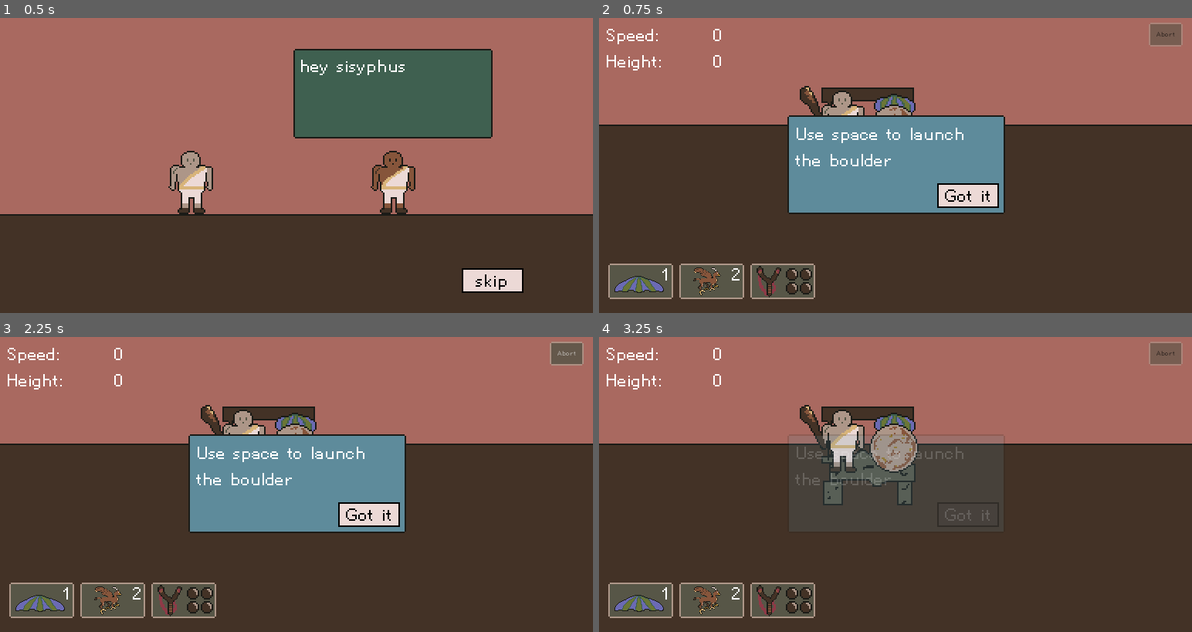
Above: before the commit, frames 1-4 (two rows, left to right).
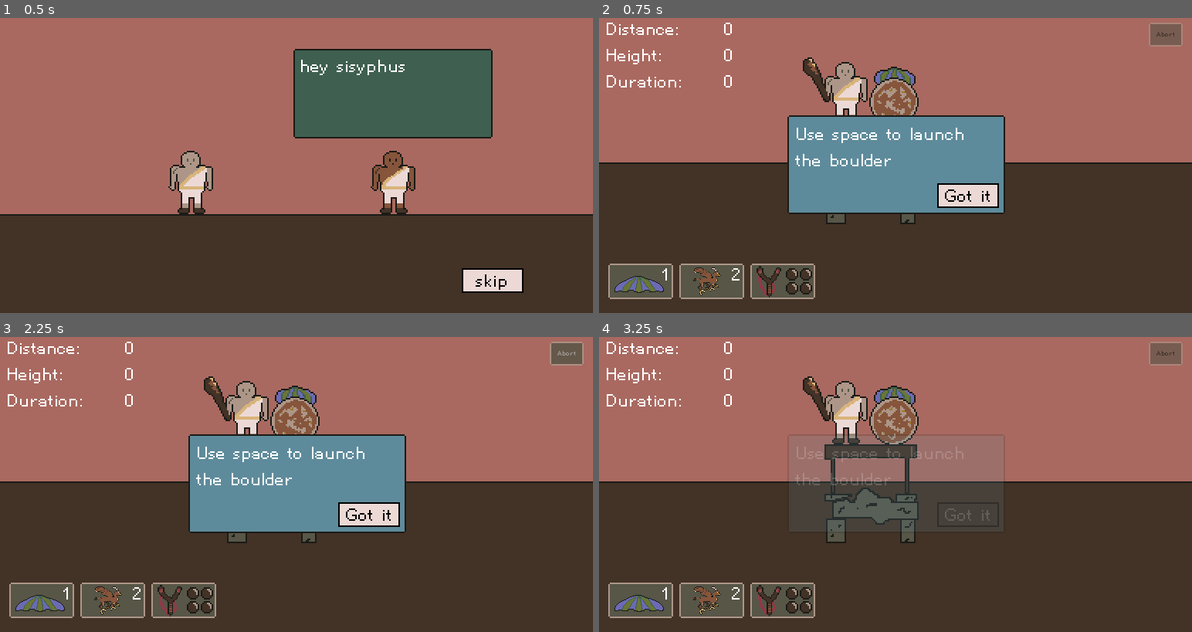
Above: after the commit, the same moments.

Repository: nolenroyalty/sisyphus-needs-a-nap
Game: Godot game, scene res://Intro/Intro.tscn
Same seed, same stepped clock (60 frames per second), same inputs: the game is played once before the commit and once after it.
Inputs (mouse positions are in pixels of both pictures, inside the frame that each line leads up to):
- Up to frame 1 (0.5 s): no input
- Up to frame 2 (0.75 s): click "skip" at 0.5 s
- Up to frame 3 (2.25 s): click (41, 599) at 1.27 s; click "Abort" at 2 s
- Up to frame 4 (3.25 s): click "Got it" at 2.75 s

Frame 1 is identical in both runs. In frame 2, 12% of the frame differs, in the area x 0-100%, y 1-70%; in frame 3, 12%; in frame 4, 19%.

Commit message:
ncier hud

Diff:
--- a/Flight/Flight.gd
+++ b/Flight/Flight.gd
@@ -299,10 +299,12 @@
 func deploy_griffin():
 	griffin_deployed = true
 	launch_state = LAUNCH_STATE.GRIFFIN_DEPLOYED
+	bottom_bar.deploy_griffin()
 	boulder.show_griffin()
 	yield(get_tree().create_timer(GRIFFIN_DEPLOY_TIME), "timeout")
 	boulder.hide_griffin()
 	launch_state = LAUNCH_STATE.LAUNCHED
+
 
 func try_to_deploy_parachute_from_bottom_bar():
 	if can_deploy_parachute():
@@ -368,6 +370,12 @@
 	velocity = calculate_starting_velocity()
 	play_sound(SOUNDS.LAUNCH)
 
+func maybe_tick_hud():
+	bottom_bar.maybe_update_stats(
+		flightscore.current_distance(boulder),
+		boulder.determine_height_above_ground(),
+		flightscore.duration())
+
 func process_launched(delta):
 	if Input.is_action_just_pressed("superbounce"): handle_superbounce_pressed()
 	if Input.is_action_just_pressed("deploy_parachute") and can_deploy_parachute():
@@ -379,7 +387,7 @@
 	flightscore.tick(boulder)
 	maybe_display_landmark()
 	rotate_boulder()
-	bottom_bar.maybe_update_speed_and_height(velocity.x, boulder.determine_height_above_ground())
+	maybe_tick_hud()
 
 	var collision = boulder.move_and_collide(velocity * delta)
 	if collision:
@@ -396,7 +404,7 @@
 func process_griffin(delta):
 	velocity += GRIFFIN_BOOST * delta
 	boulder.move_and_collide(velocity * delta)
-	bottom_bar.maybe_update_speed_and_height(velocity.length(), boulder.determine_height_above_ground())
+	maybe_tick_hud()
 	maybe_display_landmark()
 
 func _physics_process(delta):
--- a/Flight/Flight.tscn
+++ b/Flight/Flight.tscn
@@ -30,7 +30,7 @@
 [node name="TextDisplay" parent="." instance=ExtResource( 17 )]
 
 [node name="Boulder" parent="." instance=ExtResource( 2 )]
-position = Vector2( -1229, 448 )
+position = Vector2( -1231, 449 )
 
 [node name="Camera2D" type="Camera2D" parent="Boulder"]
 position = Vector2( 1, 2 )
@@ -196,6 +196,27 @@
 [node name="EndingSlope" parent="Terrain" instance=ExtResource( 16 )]
 position = Vector2( 13810, -2686 )
 
+[node name="EndingSlope2" parent="Terrain" instance=ExtResource( 16 )]
+position = Vector2( 14062, -3713 )
+
+[node name="EndingSlope3" parent="Terrain" instance=ExtResource( 16 )]
+position = Vector2( 14317, -4741 )
+
+[node name="EndingSlope4" parent="Terrain" instance=ExtResource( 16 )]
+position = Vector2( 14570, -5768 )
+
+[node name="EndingSlope5" parent="Terrain" instance=ExtResource( 16 )]
+position = Vector2( 14822, -6795 )
+
+[node name="EndingSlope6" parent="Terrain" instance=ExtResource( 16 )]
+position = Vector2( 15075, -7823 )
+
+[node name="EndingSlope7" parent="Terrain" instance=ExtResource( 16 )]
+position = Vector2( 15327, -8850 )
+
+[node name="EndingSlope8" parent="Terrain" instance=ExtResource( 16 )]
+position = Vector2( 15579, -9877 )
+
 [node name="Filler" type="Node2D" parent="."]
 
 [node name="ColorRect" type="ColorRect" parent="Filler"]
--- a/Flight/FlightScore.gd
+++ b/Flight/FlightScore.gd
@@ -28,8 +28,14 @@
 	if duration_in_frames == LITTLE_REST_ACHIEVEMENT_DURATION:
 		State.achieve_if_we_havent_yet(State.ACHIEVEMENTS.A_LITTLE_REST)
 
+	if duration_in_frames == 60 * State.WINNING_DURATION_IN_SECONDS:
+		State.achieve_if_we_havent_yet(State.ACHIEVEMENTS.NAP_ACHIEVED)
+
 func max_distance():
 	return (distance - starting_x)
+
+func current_distance(boulder):
+	return boulder.position.x - starting_x
 
 func max_height():
 	return height
--- a/Shop/Config.gd
+++ b/Shop/Config.gd
@@ -28,6 +28,7 @@
 		0: return 100
 		1: return 450
 		2: return 1050
+		3: return 0
 		_:
 			print("unexpected current strength")
 			return 0
@@ -37,6 +38,7 @@
 		0: return 40
 		1: return 250
 		2: return 500
+		3: return 0
 		_:
 			print("unexpected current oil level")
 			return 0
@@ -45,13 +47,12 @@
 	match State.oil_level:
 		0: return "Don't lose any speed on your first bounce"
 		1: return "Don't lose any speed on your first 2 bounces"
-		2: return "Don't lose any speed on your first 3 bounces"
-		3: return "No more upgrades available"
+		2, 3: return "Don't lose any speed on your first 3 bounces"
 		_:
 			print("unexpected current oil level")
 			return "Oiliness: 0"
 
-static func description(kind) -> String:
+static func _description(kind) -> String:
 	match kind:
 		ITEM.BLOCK:
 			return "Launching the boulder from a higher height means it goes farther, right?"
@@ -67,6 +68,13 @@
 			return "Deploy with '2'. Hire a griffin to carry your boulder up the hill for a bit."
 		_:
 			return "unknown"
+
+static func description(kind):
+	var base = _description(kind)
+	if not_at_max_level(kind):
+		return base
+	else:
+		return "You've maxed out this upgrade!\n\n%s" % base
 
 static func max_level (kind) -> int:
 	match kind:
@@ -127,13 +135,22 @@
 static func name(kind) -> String:
 	match kind:
 		ITEM.BLOCK:
-			return "Height: %d" % next_level(kind)
+			if not_at_max_level(kind):
+				return "Height: %d" % next_level(kind)
+			else:
+				return "Height"
 		ITEM.PARACHUTE:
 			return "Parachute"
 		ITEM.OIL:
-			return "Oiliness: %d" % next_level(kind)
+			if not_at_max_level(kind):
+				return "Oiliness: %d" % next_level(kind)
+			else:
+				return "Oiliness"
 		ITEM.STRENGTH:
-			return "Strength: %d" % next_level(kind)
+			if not_at_max_level(kind):
+				return "Strength: %d" % next_level(kind)
+			else:
+				return "Strength"
 		ITEM.SLINGSHOT:
 			return "Slingshot"
 		ITEM.GRIFFIN:
--- a/State/State.gd
+++ b/State/State.gd
@@ -18,15 +18,17 @@
 
 enum ACHIEVEMENT_STATE { NOT_YET_ACHIEVED, JUST_ACHIEVED, ALREADY_ACHIEVED }
 
-var rest = 0
+const WINNING_DURATION_IN_SECONDS = 60
+
+var rest = 3000
 var block_height : int = 0
 var oil_level = 0
 var has_parachute = false
 var has_slingshot = false
-var has_griffin = true
+var has_griffin = false
 var strength_level = 0
 var launch_day = 1
-var testing_level = 1
+var testing_level = 3
 
 var fact_state = {}
 var achievement_state = {}
@@ -47,6 +49,7 @@
 	if testing_level:
 		has_slingshot = true
 		has_parachute = true
+		has_griffin = true
 		strength_level = testing_level
 		block_height = testing_level
 		oil_level = testing_level
@@ -115,7 +118,7 @@
 		ACHIEVEMENTS.PASSED_BIG_SLOPE:
 			return "Make it past the big slope"
 		ACHIEVEMENTS.NAP_ACHIEVED:
-			return "Achieve nap nirvana"
+			return "Achieve a launch duration of at least %s seconds" % WINNING_DURATION_IN_SECONDS
 		_:
 			print("ERROR: unknown achievement: " + str(achievement))
 
--- a/Terrain/EndingSlope.tscn
+++ b/Terrain/EndingSlope.tscn
@@ -2,7 +2,7 @@
 
 [ext_resource path="res://Terrain/Sprites/endingslope.png" type="Texture" id=1]
 
-[node name="EndingSlope" type="RigidBody2D"]
+[node name="EndingSlope" type="StaticBody2D"]
 collision_layer = 2
 
 [node name="Sprite" type="Sprite" parent="."]
--- a/UI/FlightBottomBar.gd
+++ b/UI/FlightBottomBar.gd
@@ -1,4 +1,6 @@
 extends CanvasLayer
+
+# This is really a general purpose hud, but here we are
 
 class_name FlightBottomBar
 
@@ -33,6 +35,9 @@
 func deploy_parachute():
 	parachute_gadget.disabled()
 
+func deploy_griffin():
+	griffin_gadget.disabled()
+
 func propagate_parachute_deploy():
 	emit_signal("parachute_deployed_via_click")
 
@@ -45,11 +50,12 @@
 func set_slingshot_ammo(ammo):
 	slingshot_gadget.set_ammo(ammo)
 
-func maybe_update_speed_and_height(speed, height):
+func maybe_update_stats(distance, height, duration):
 	frame_count += 1
 	if frame_count % 5 == 0:
 		# Subtract the boulder's height for display purposes.
-		$SpeedHeight/Values.text = "%s\n%s" % [int(speed), int(height) - 15]
+		# Like with scoring, we divide the boulder's distance by 10 for display purposes
+		$Stats/Values.text = "%s\n%s\n%.1f" % [int(distance / 10.0), int(height) - 15, duration]
 
 func _ready():
 	if not State.has_parachute:
--- a/UI/FlightBottomBar.tscn
+++ b/UI/FlightBottomBar.tscn
@@ -62,25 +62,25 @@
 custom_styles/normal = ExtResource( 6 )
 text = "Abort"
 
-[node name="SpeedHeight" type="HBoxContainer" parent="."]
+[node name="Stats" type="HBoxContainer" parent="."]
 margin_left = 4.0
 margin_top = 1.0
-margin_right = 80.0
-margin_bottom = 41.0
+margin_right = 87.0
+margin_bottom = 49.0
 
-[node name="Names" type="Label" parent="SpeedHeight"]
-margin_top = 4.0
-margin_right = 37.0
-margin_bottom = 35.0
-text = "Speed:
-Height:"
+[node name="Names" type="Label" parent="Stats"]
+margin_right = 50.0
+margin_bottom = 48.0
+text = "Distance:
+Height:
+Duration:"
 
-[node name="Values" type="Label" parent="SpeedHeight"]
-margin_left = 41.0
-margin_top = 4.0
-margin_right = 76.0
-margin_bottom = 35.0
+[node name="Values" type="Label" parent="Stats"]
+margin_left = 54.0
+margin_right = 83.0
+margin_bottom = 48.0
 size_flags_horizontal = 3
 text = "0
+0
 0"
 align = 2
--- a/UI/ShownAchievement.gd
+++ b/UI/ShownAchievement.gd
@@ -12,6 +12,8 @@
 func init(achievement):
 	$AchievementCompleted.text = "'%s' Completed!" % State.achievement_text(achievement)
 	$Accomplishment.text = State.achievement_description(achievement)
+	if achievement == State.ACHIEVEMENTS.NAP_ACHIEVED:
+		$Accomplishment.text = "You took a nap! This is the end of the game, but you can keep playing if you want."
 	$Reward.text = "Reward: %s rest" % State.achievement_reward(achievement)
 
 func _ready():
